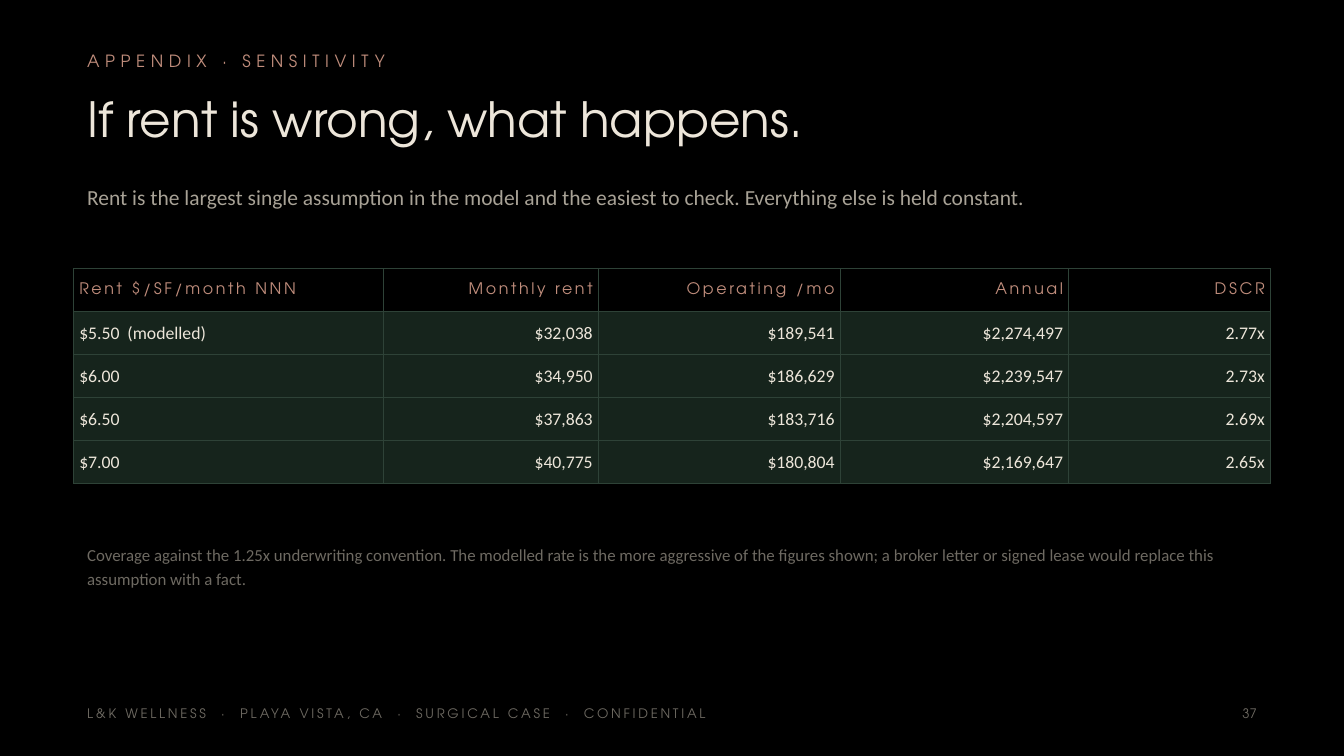
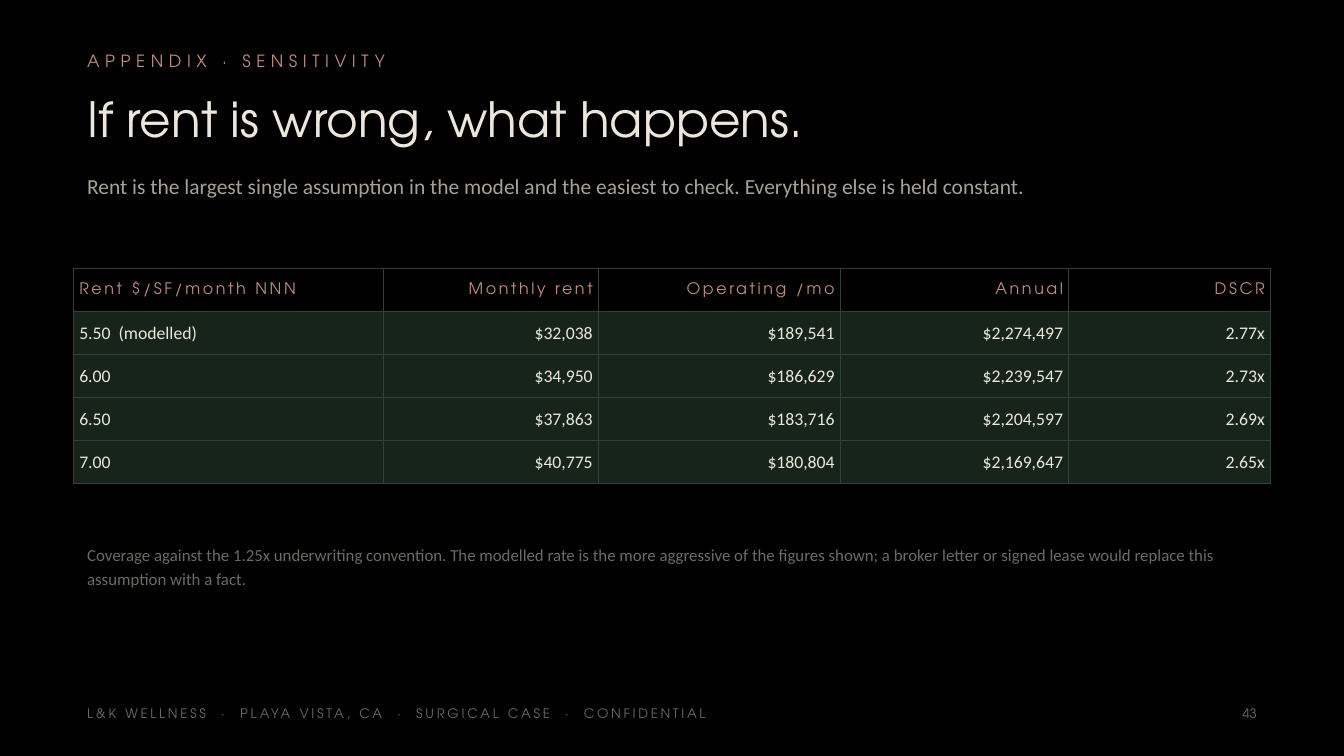
Before and after one commit to apexalpha811/lkwellness_OR, a slide deck: slide 43 of L-K-Wellness-Surgical-5.3M.pptx (slide 37 before the commit). Drawn at 1344x756 pixels with LibreOffice and Linux fonts; fonts in the diff are those of the drawing. Boxes give left, top, right and bottom in pixels: in the first picture for what was removed or moved away, otherwise in the second. Text is boxed around its words. In the diff, an @@ line names an element or a change of style, - is before the commit and + after.

```diff
--- a/L-K-Wellness-Surgical-5.3M.pptx
+++ b/L-K-Wellness-Surgical-5.3M.pptx
@@ text "Rent is the largest single ..." at bbox=[87, 179, 1024, 198]: vertical alignment middle to top @@
@@ table at bbox=[74, 269, 1270, 474] @@
-row 2, column 1: $5.50 (modelled)
+row 2, column 1: 5.50 (modelled)
-row 3, column 1: $6.00
+row 3, column 1: 6.00
-row 4, column 1: $6.50
+row 4, column 1: 6.50
-row 5, column 1: $7.00
+row 5, column 1: 7.00
@@ text at bbox=[1242, 708, 1256, 718]: text changed @@
-37
+43
```
Also in this commit, not shown: 35 other slides changed, 6 slides added, 4 other files.
